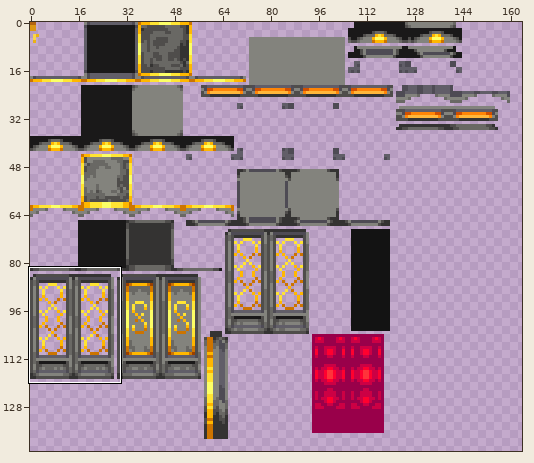
File history of a sprite sheet, src/main/resources/assets/ait/textures/blockentities/exteriors/booth/booth_gilded.png. The picture above shows the old version from afar; the outline marks the close-up.
Close-up. Earlier state:
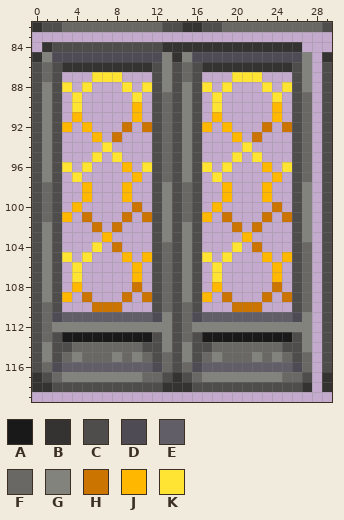
The file is 256x256 pixels. Shown: x 0..29, y 82..119. The wide view leaves out empty margins. The commit also changed other parts of the picture, which this record leaves out.
Palette (. is transparent): A #1a1919  B #343332  C #4f4d4b  D #4e4b54  E #615e68  F #696864  G #83837d  H #cc7400  J #ffb700  K #ffe433
And afterwards:
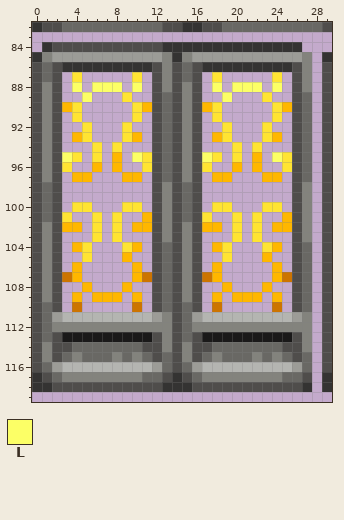
Colours new in this view: L #fcff66
Change:
colour D: #4e4b54 -> #9c9c97
colour E: #615e68 -> #b4b5b1
Changed rows in their new state; - is a pixel that keeps its letter.
first column x 3:
 87 -K-...-K-------K-...-K-
 88 .L.LLL.L.-----.L.LLL.L.
 89 -.L---K.-------.L---K.-
 90 J------KJ-----J------KJ
 91 -K-----K-------K-----K-
 92 .-K---K-.-----.-K---K-.
 93 -JK.-.KJ-------JK.-.KJ-
 94 ---K.K-----------K.K---
 95 LK---J-LK-----LK---J-LK
 96 --.J-J.---------.J-J.--
 97 -JJ---J--------JJ---J--
 98 --.---.---------.---.--
 99 --.---.---------.---.--
100 -KK---KK-------KK---KK-
101 K-.K-K.-J-----K-.K-K.-J
102 JJ-K-K-JJ-----JJ-K-K-JJ
103 ---K.K-----------K.K---
104 -JK.-.KJ-------JK.-.KJ-
105 .-------.-----.-------.
106 -J-------------J-------
107 HJ------H-----HJ------H
108 -.J---J.-------.J---J.-
109 .J.JJJ.J.-----.J.JJJ.J.
110 -H-...-H-------H-...-H-
